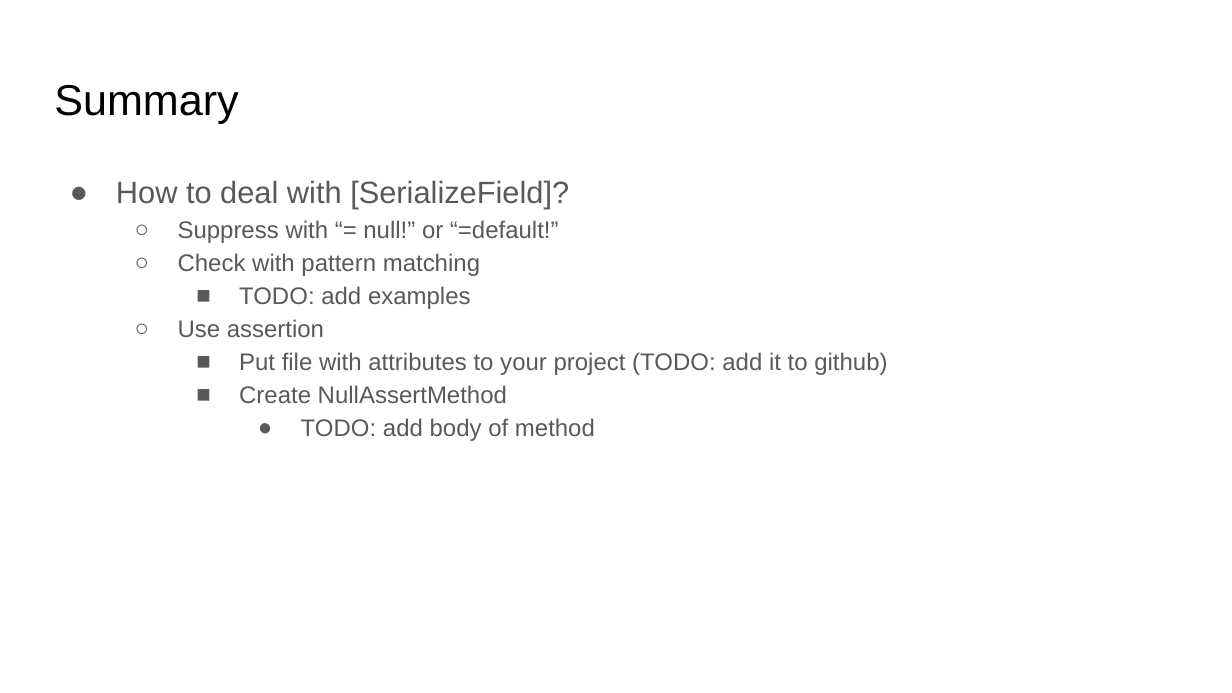
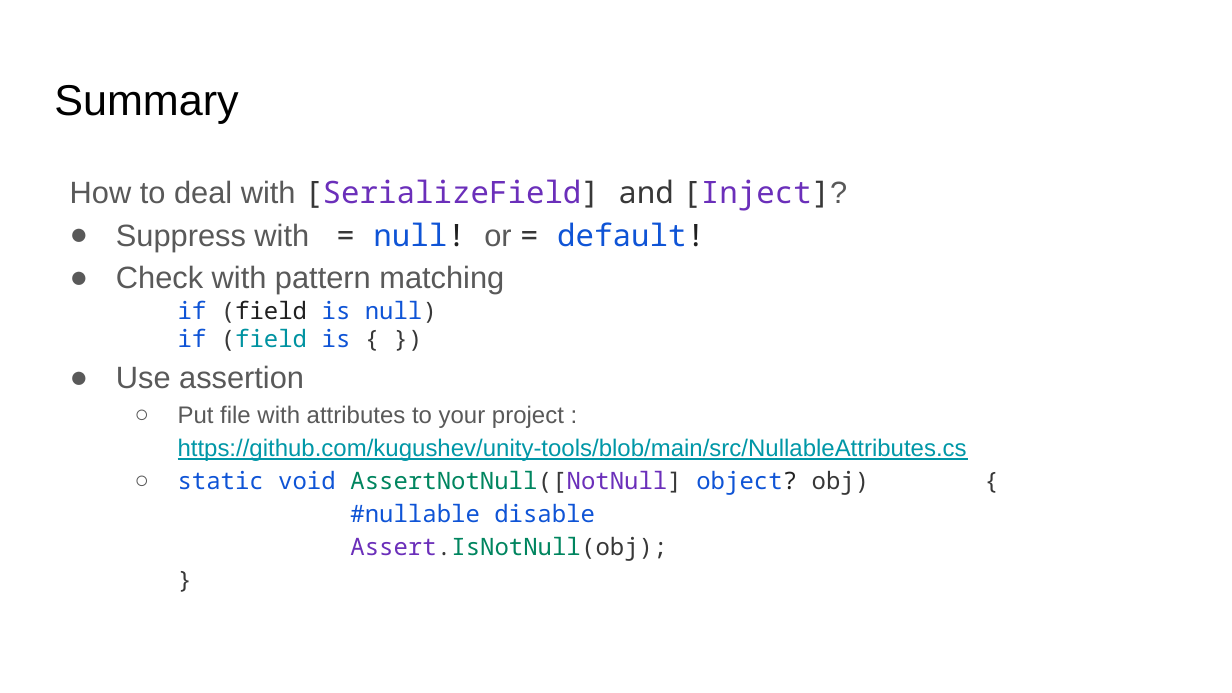
Before and after one commit to kugushev/presentations, a slide deck: slide 13 of 2021_NullabilityInUnity/Presentation.pptx (slide 11 before the commit). Drawn at 1232x693 pixels with LibreOffice and Linux fonts; fonts in the diff are those of the drawing; background and template pictures are left out. Boxes give left, top, right and bottom in pixels: in the first picture for what was removed or moved away, otherwise in the second. Text is boxed around its words. In the diff, an @@ line names an element or a change of style, - is before the commit and + after.

```diff
--- a/2021_NullabilityInUnity/Presentation.pptx
+++ b/2021_NullabilityInUnity/Presentation.pptx
@@ text at box(70, 179, 847, 252): text changed; size 14 to 18 pt; font Arial to Noto Sans Mono @@
-● How to deal with [SerializeField]?
-  ○ Suppress with “= null!” or “=default!”
+How to deal with [SerializeField] and [Inject]?
+● Suppress with = null! or = default!
@@ text at box(116, 265, 504, 389): size 14 to 18 pt in "Check with pattern matching", "Use assertion"; bullet ○ to ●; list level 2 to 1 in "Check with pattern matching"; list level 2 to 1 in "Use assertion" @@
@@ text at box(178, 300, 437, 351): text changed; font Arial to Noto Sans Mono; text colour #595959 to #0F54D6 @@
-    ■ TODO: add examples
+if (field is null)
+if (field is { })
@@ text at box(178, 405, 967, 561): text changed; text colour #595959 to #0097A7 @@
-    ■ Put file with attributes to your project (TODO: add it to github)
-    ■ Create NullAssertMethod
-      ● TODO: add body of method
+  ○ Put file with attributes to your project : https://github.com/kugushev/unity-tools/blob/main/src/NullableAttributes.cs
+  ○ static void AssertNotNull([NotNull] object? obj) {
+    #nullable disable
+    Assert.IsNotNull(obj);
+    }
```
Also in this commit, not shown: 7 other slides changed, 6 slides added, 3 slides removed.
